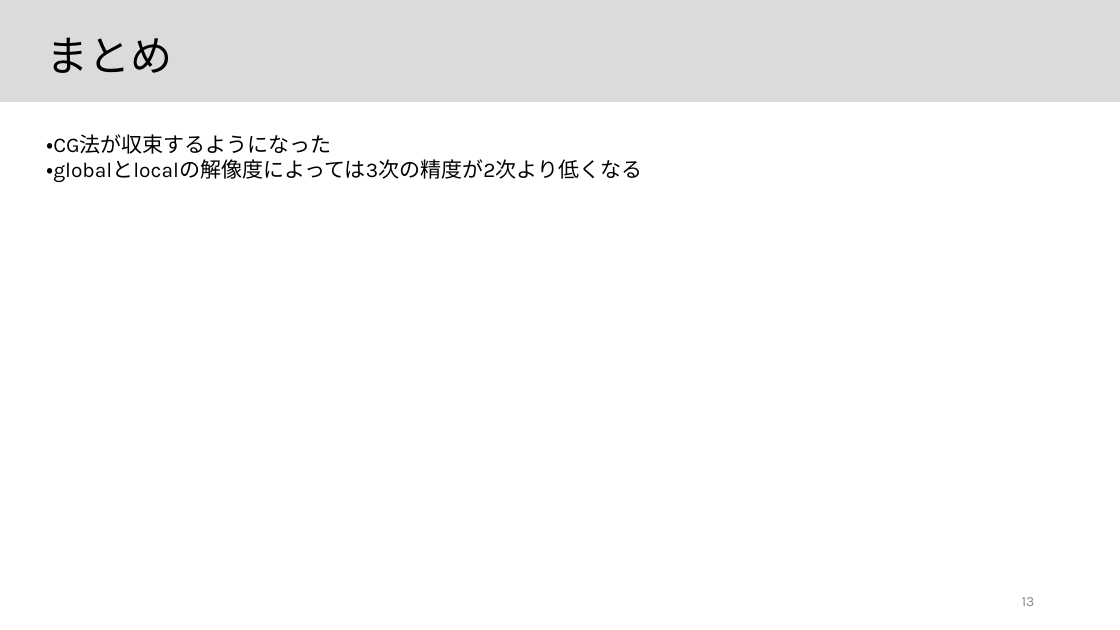
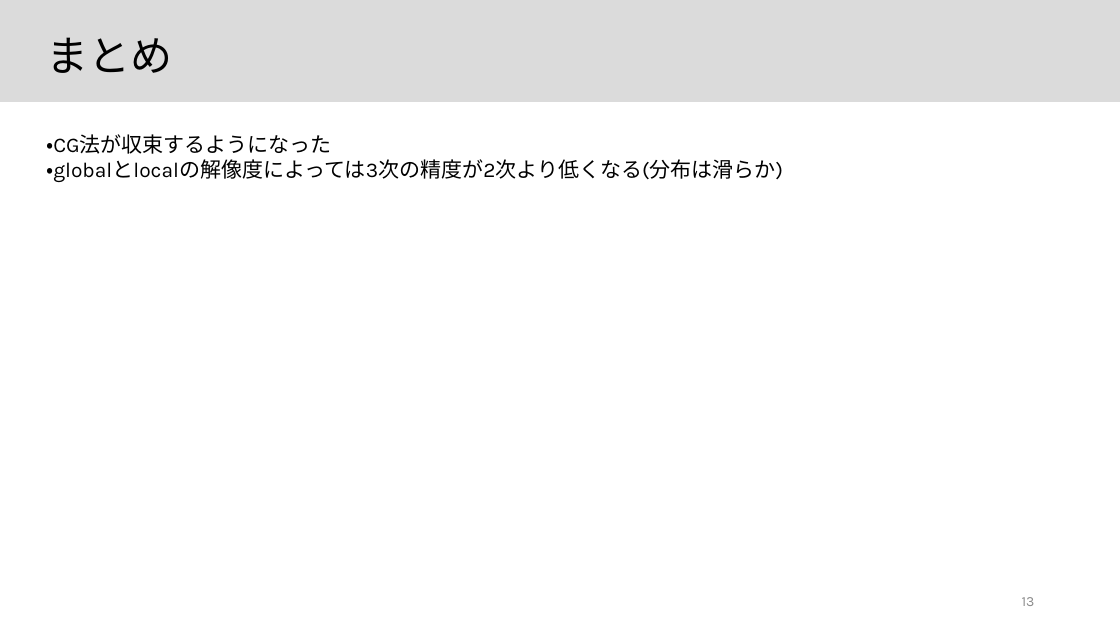
Before and after one commit to JoTsuchi22/lab_share, a slide deck: slide 13 of 研究ミーティング/20211119/20211119.pptx. Drawn at 1120x630 pixels with LibreOffice and Linux fonts; fonts in the diff are those of the drawing. Boxes give left, top, right and bottom in pixels: in the first picture for what was removed or moved away, otherwise in the second. Text is boxed around its words. In the diff, an @@ line names an element or a change of style, - is before the commit and + after.

```diff
--- a/研究ミーティング/20211119/20211119.pptx
+++ b/研究ミーティング/20211119/20211119.pptx
@@ text at box(46, 159, 783, 182): text changed @@
-・globalとlocalの解像度によっては3次の精度が2次より低くなる
+・globalとlocalの解像度によっては3次の精度が2次より低くなる(分布は滑らか)
```
